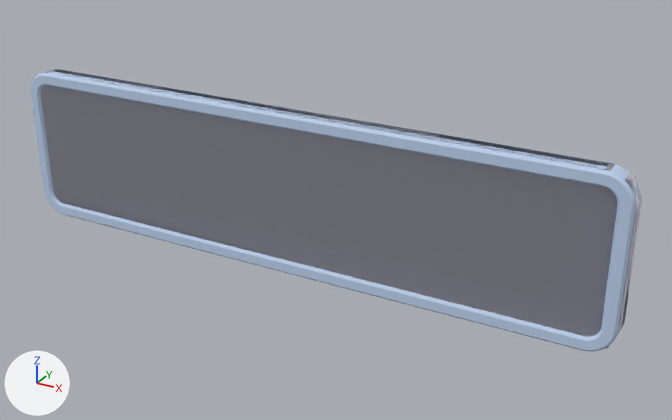
Before and after pictures for a commit that changed the Blender file src/props_gameplay/sign_gameplay01_witharrow_r.blend.
Before and after are seen from a camera (50 mm lens) standing at (64.1, -104.4, 50.6) and looking at (6.2, 0.9, -2.1). The axes (+X, +Y, +Z) are drawn at lower left. The lights are the same throughout.

Objects in the first picture: 'sign_gameplay01_witharrow_R', 'sign_gameplay01_witharrow_r_physics'.
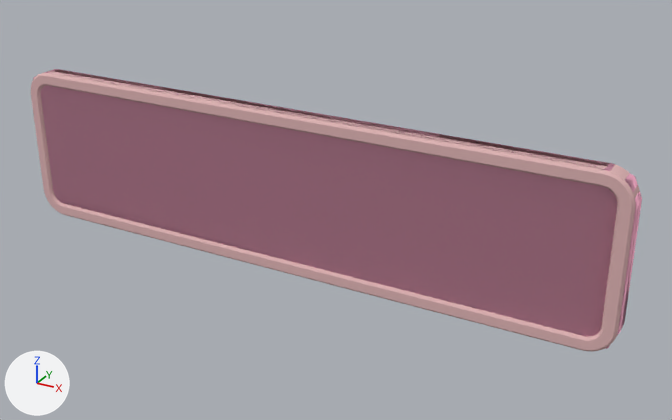
The change in detail:
Material 'sign_gameplay01_skin1' (mat_sign_gameplay01_skin1) changes colour from blue #bfd2ed to pink #dfb5b6; in linear values from (0.52, 0.643, 0.846) to (0.737, 0.461, 0.465).
Material '  phy' (mat_phy) changes colour from light grey #bebecb to pink #f0aac3; in linear values from (0.512, 0.514, 0.599) to (0.874, 0.401, 0.547).

Pixel boxes (x1, y1, x2, y2) of what changed, in the pictures (672 x 420 px):
'sign_gameplay01_witharrow_r_physics', recoloured
    both: (33, 69, 642, 349)
'sign_gameplay01_witharrow_R', recoloured
    both: (31, 69, 640, 351)
